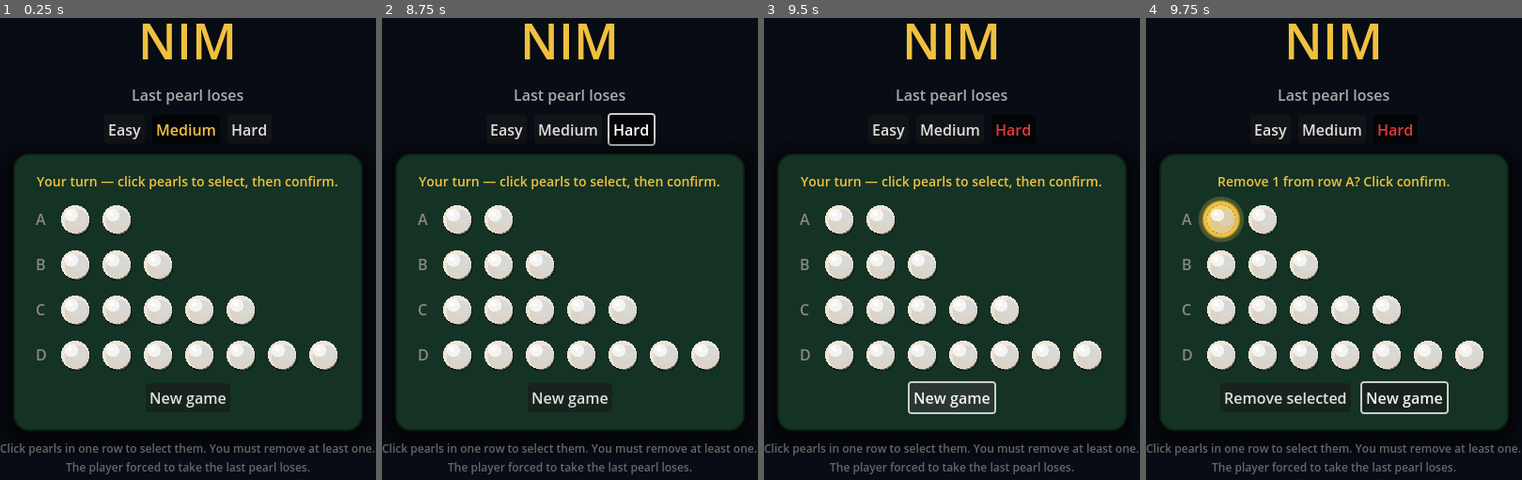
Above: before the commit, frames 1-4 (left to right).
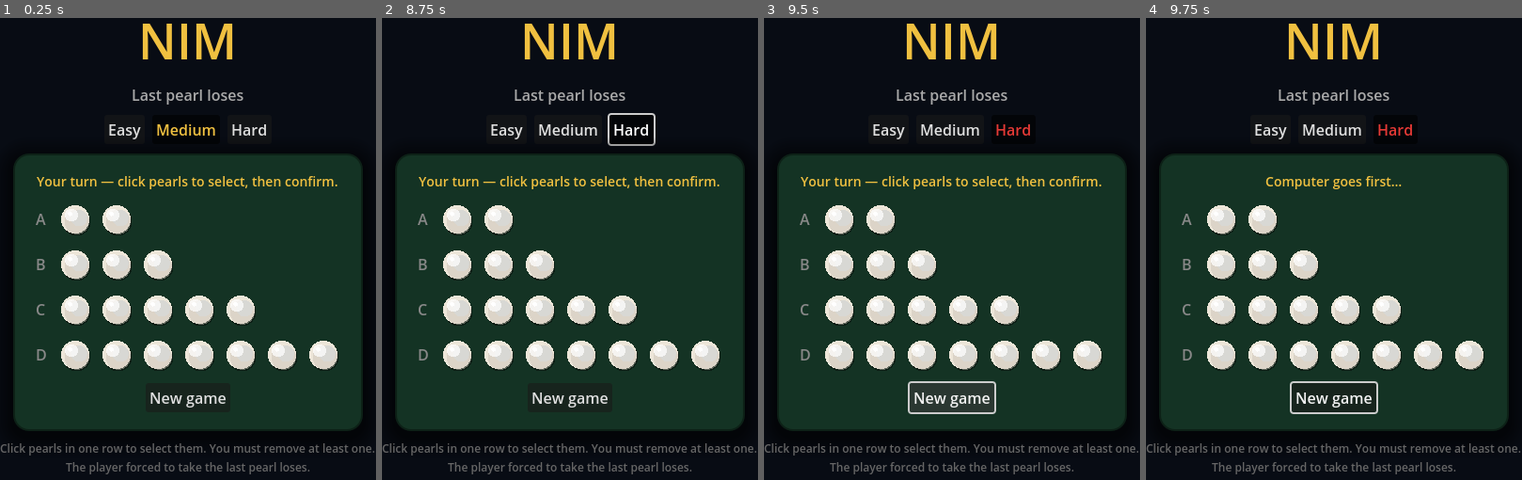
Above: after the commit, the same moments.

Repository: null6942/nim-godot
Game: Godot game, scene res://main.tscn
The game is run twice, just before and just after one commit, with the same random seed, the same clock (stepped at 60 frames per second) and the same inputs.
Inputs (mouse positions are in pixels of both pictures, inside the frame that each line leads up to):
- Up to frame 1 (0.25 s): no input
- Up to frame 2 (8.75 s): click "Easy" at 0.5 s; click "Easy" at 1.25 s; click "New game" at 2 s; click "New game" at 2.75 s; click "Medium" at 3.5 s; click "Hard" at 4.25 s; click "Medium" at 5 s; click "Hard" at 5.75 s; click "Easy" at 6.5 s; click "Medium" at 7.25 s; click "Hard" at 8 s
- Up to frame 3 (9.5 s): click "New game" at 8.75 s
- Up to frame 4 (9.75 s): tap Enter at 9.5 s; move the mouse to (1221, 221) at 9.52 s; click (1221, 221) at 9.67 s

Frames 1-3 are identical in both runs. In frame 4, 2.8% of the frame differs, in the area x 14-81%, y 34-86%.

Commit message:
Randomize who goes first each game

Diff:
--- a/main.gd
+++ b/main.gd
@@ -142,13 +142,20 @@
 	selected_row = -1
 	selected_indices.clear()
 	game_over = false
-	player_turn = true
+	player_turn = randi() % 2 == 0
 	game_started = false
 	game_gen += 1
 	confirm_btn.visible = false
 	_refresh_diff_buttons()
 	_build_board()
-	_set_status("Your turn — click pearls to select, then confirm.")
+	if player_turn:
+		_set_status("Your turn — click pearls to select, then confirm.")
+	else:
+		_set_status("Computer goes first…")
+		var gen := game_gen
+		await get_tree().create_timer(0.7).timeout
+		if game_gen == gen:
+			_ai_move()
 
 func _build_board() -> void:
 	for c in board_box.get_children():
